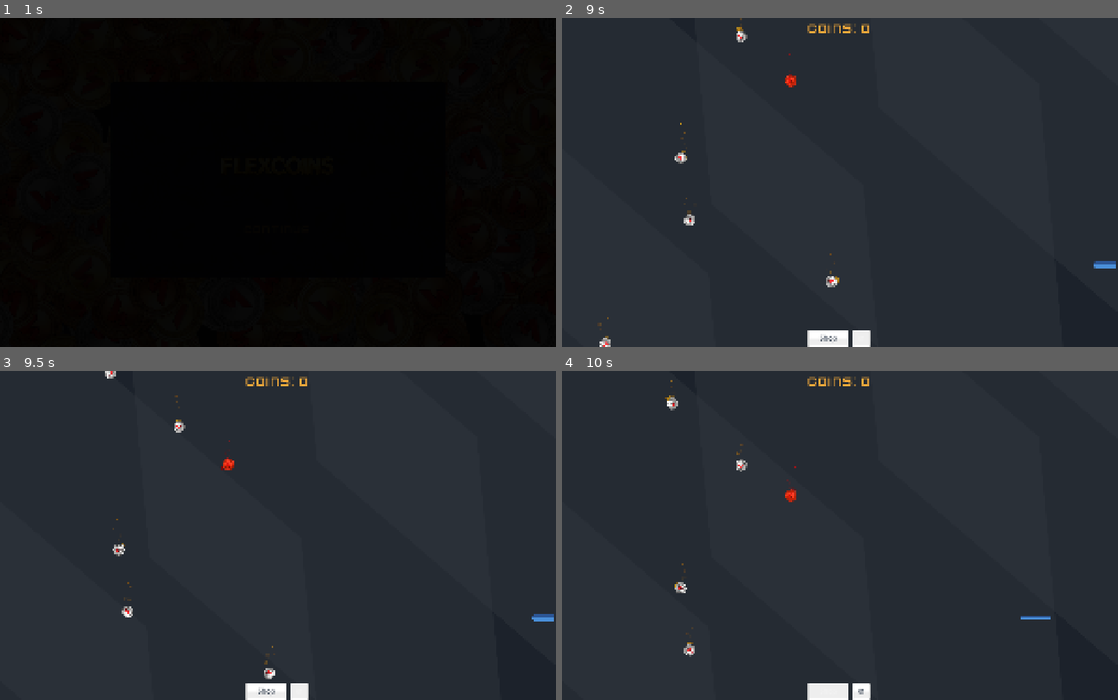
Above: before the commit, frames 1-4 (two rows, left to right).
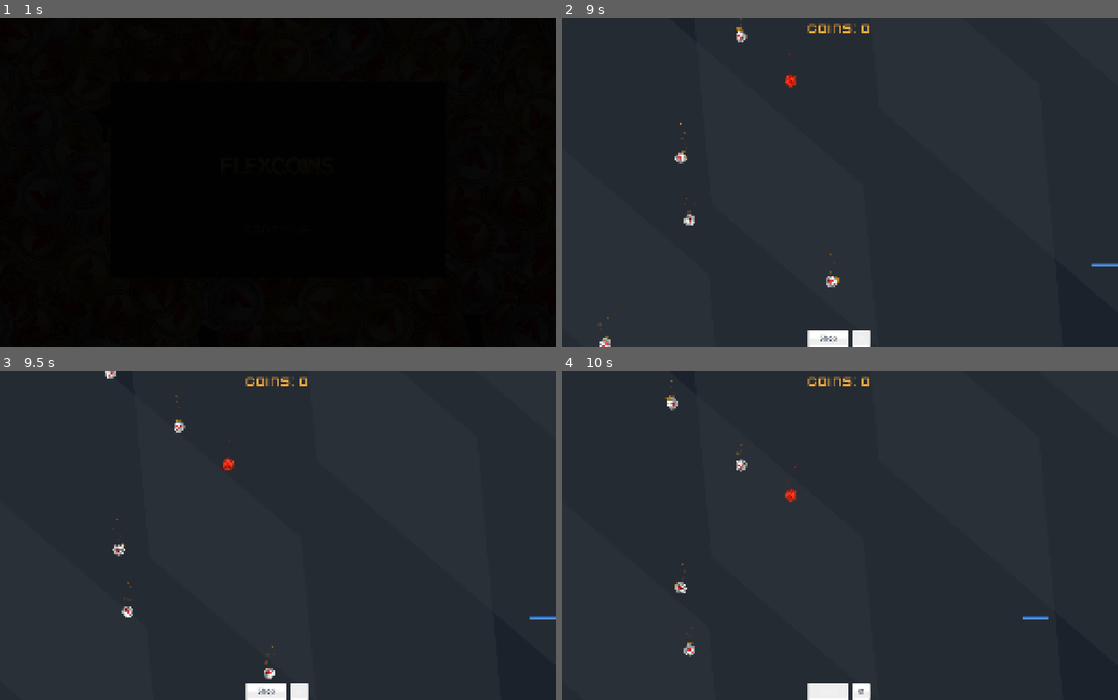
Above: after the commit, the same moments.

Repository: flexion/flexcoins
Game: Godot game, scene res://scenes/start_screen.tscn
Two runs of this game, one before a commit and one after it. Both use one fixed random seed, a clock stepped at 60 frames per second and the inputs below. Sound files missing from this copy of the repository are replaced by a short silence.
Inputs (mouse positions are in pixels of both pictures, inside the frame that each line leads up to):
- Up to frame 1 (1 s): tap Enter at 0.5 s; move the mouse to (250, 248) at 0.52 s; hold Right (move_right) from 0.53 s (still down); click (250, 248) at 0.67 s
- Up to frame 2 (9 s): move the mouse to (1006, 231) at 1.27 s; release Right (move_right) at 2 s; click "Shop" at 2 s; click "⚙" at 2.75 s; move the mouse to (673, 133) at 3.52 s; hold Left (move_left) 3.53-5.78 s; move the mouse to (867, 182) at 4.27 s; click (867, 182) at 4.42 s; move the mouse to (756, 100) at 5.02 s; move the mouse to (962, 166) at 5.77 s; hold Right (move_right) from 5.78 s (still down); move the mouse to (728, 198) at 6.52 s; click (728, 198) at 6.67 s; move the mouse to (895, 110) at 7.27 s; move the mouse to (812, 248) at 8.02 s; move the mouse to (1006, 231) at 8.77 s; click (1006, 231) at 8.92 s
- Up to frame 3 (9.5 s): keep holding Right (move_right)
- Up to frame 4 (10 s): move the mouse to (673, 486) at 9.52 s; release Right (move_right) at 9.53 s; hold Left (move_left) from 9.53 s (still down)

Frame 1 is identical in both runs. In frame 2, less than 0.1% of the frame differs, in the area x 95-100%, y 73-77%; in frame 3, less than 0.1%; in frame 4, less than 0.1%.

Commit message:
Fix catcher platform growing while moving
Remove edge_squash effect that tweened self.scale on the Area2D every
frame when hitting viewport edges, causing the platform to visibly
grow/shrink. Also remove motion stretch lerp that could compound scale.
Platform now stays at stable base size with squash bounce only on
coin collection.

Co-Authored-By: Claude Opus 4.6 <noreply@anthropic.com>

Diff:
--- a/scripts/catcher.gd
+++ b/scripts/catcher.gd
@@ -34,7 +34,8 @@
 var _rainbow_time: float = 0.0
 var _game_paused: bool = false
 var _frenzy_active: bool = false
-var _edge_tween: Tween
+var _base_scale: Vector2 = Vector2.ONE
+var _squash_tween: Tween
 
 const SPRITE_NATIVE_W: float = 128.0
 const SPRITE_NATIVE_H: float = 8.0
@@ -75,8 +76,8 @@
 	var viewport_width := get_viewport_rect().size.x
 	var unclamped_x := position.x + direction * speed * delta
 	position.x = clamp(unclamped_x, half_width, viewport_width - half_width)
-	if unclamped_x != position.x and absf(direction) > 0.5:
-		_edge_squash()
+	if unclamped_x != position.x:
+		scale = Vector2.ONE
 
 	# Motion trail intensity based on speed
 	var velocity := absf(position.x - _prev_x) / delta
@@ -89,14 +90,9 @@
 		else:
 			_trail_particles.amount = int(lerpf(3.0, 12.0, speed_ratio))
 
-	# Horizontal stretch when moving fast (apply on top of base scale)
-	var w := GameManager.get_catcher_width()
-	var base_sx := w / SPRITE_NATIVE_W
-	var base_sy := CATCHER_HEIGHT / SPRITE_NATIVE_H
-	var stretch_x := lerpf(1.0, 1.15, speed_ratio)
-	var stretch_y := lerpf(1.0, 0.85, speed_ratio)
-	var target := Vector2(base_sx * stretch_x, base_sy * stretch_y)
-	sprite.scale = sprite.scale.lerp(target, 10.0 * delta)
+	# Reset to base scale when no squash is active
+	if not (_squash_tween and _squash_tween.is_running()):
+		sprite.scale = _base_scale
 
 	# Rainbow animation for tier 3+
 	if _catcher_tier >= 3:
@@ -131,7 +127,8 @@
 func _apply_upgrades() -> void:
 	speed = GameManager.get_catcher_speed()
 	var w := GameManager.get_catcher_width()
-	sprite.scale = Vector2(w / SPRITE_NATIVE_W, CATCHER_HEIGHT / SPRITE_NATIVE_H)
+	_base_scale = Vector2(w / SPRITE_NATIVE_W, CATCHER_HEIGHT / SPRITE_NATIVE_H)
+	sprite.scale = _base_scale
 	collision_shape.shape.size = Vector2(w, CATCHER_HEIGHT)
 	_update_catcher_visual()
 
@@ -156,19 +153,13 @@
 
 
 func _squash_bounce() -> void:
-	var base := sprite.scale
-	var tween := create_tween()
-	tween.tween_property(sprite, "scale", base * Vector2(1.2, 0.7), 0.06).set_ease(Tween.EASE_OUT)
-	tween.tween_property(sprite, "scale", base * Vector2(0.95, 1.1), 0.08).set_ease(Tween.EASE_OUT)
-	tween.tween_property(sprite, "scale", base, 0.1).set_ease(Tween.EASE_IN_OUT)
-
-
-func _edge_squash() -> void:
-	if _edge_tween and _edge_tween.is_valid():
-		_edge_tween.kill()
-	_edge_tween = create_tween()
-	_edge_tween.tween_property(self, "scale", Vector2(0.85, 1.2), 0.05).set_ease(Tween.EASE_OUT)
-	_edge_tween.tween_property(self, "scale", Vector2(1.0, 1.0), 0.1).set_ease(Tween.EASE_IN_OUT)
+	if _squash_tween and _squash_tween.is_running():
+		_squash_tween.kill()
+	_squash_tween = create_tween()
+	_squash_tween.tween_property(sprite, "scale", _base_scale * Vector2(1.2, 0.7), 0.06).set_ease(Tween.EASE_OUT)
+	_squash_tween.tween_property(sprite, "scale", _base_scale * Vector2(0.95, 1.1), 0.08).set_ease(Tween.EASE_OUT)
+	_squash_tween.tween_property(sprite, "scale", _base_scale, 0.1).set_ease(Tween.EASE_IN_OUT)
+
 
 
 func _spawn_floating_text(at_position: Vector2, value: int, coin_type: int = 0) -> void:
@@ -253,7 +244,8 @@
 	# Shrink to 60% width
 	var normal_w := GameManager.get_catcher_width()
 	var shrunk_w := normal_w * 0.6
-	sprite.scale = Vector2(shrunk_w / SPRITE_NATIVE_W, CATCHER_HEIGHT / SPRITE_NATIVE_H)
+	_base_scale = Vector2(shrunk_w / SPRITE_NATIVE_W, CATCHER_HEIGHT / SPRITE_NATIVE_H)
+	sprite.scale = _base_scale
 	collision_shape.shape.size = Vector2(shrunk_w, CATCHER_HEIGHT)
 	# Flash red (restore happens via _apply_upgrades after timer)
 	sprite.modulate = Color(1.0, 0.2, 0.1, 1.0)
